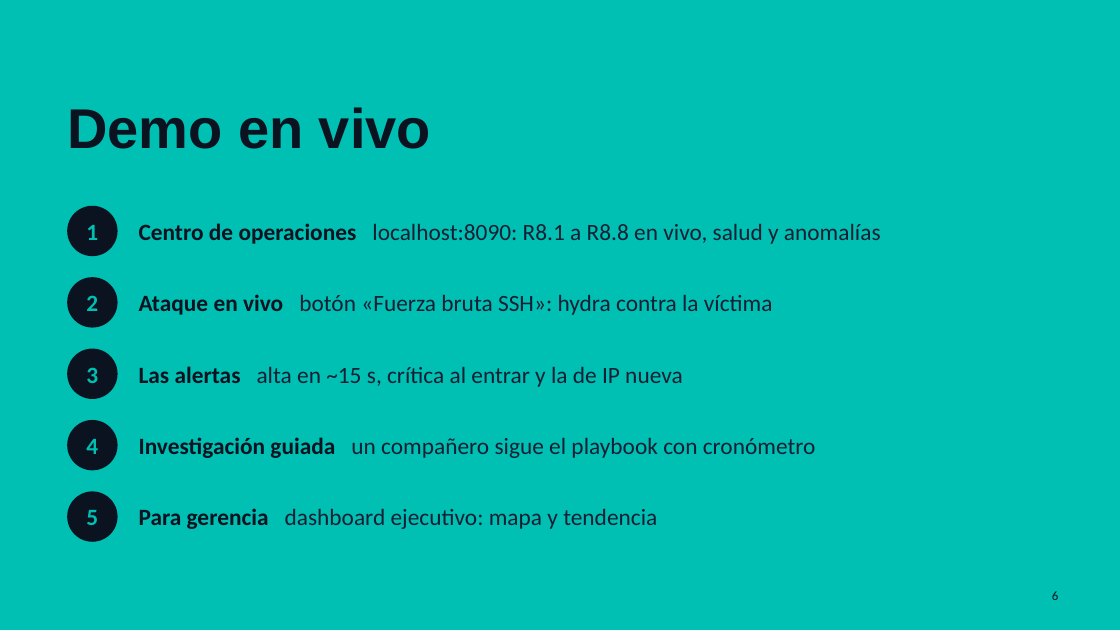
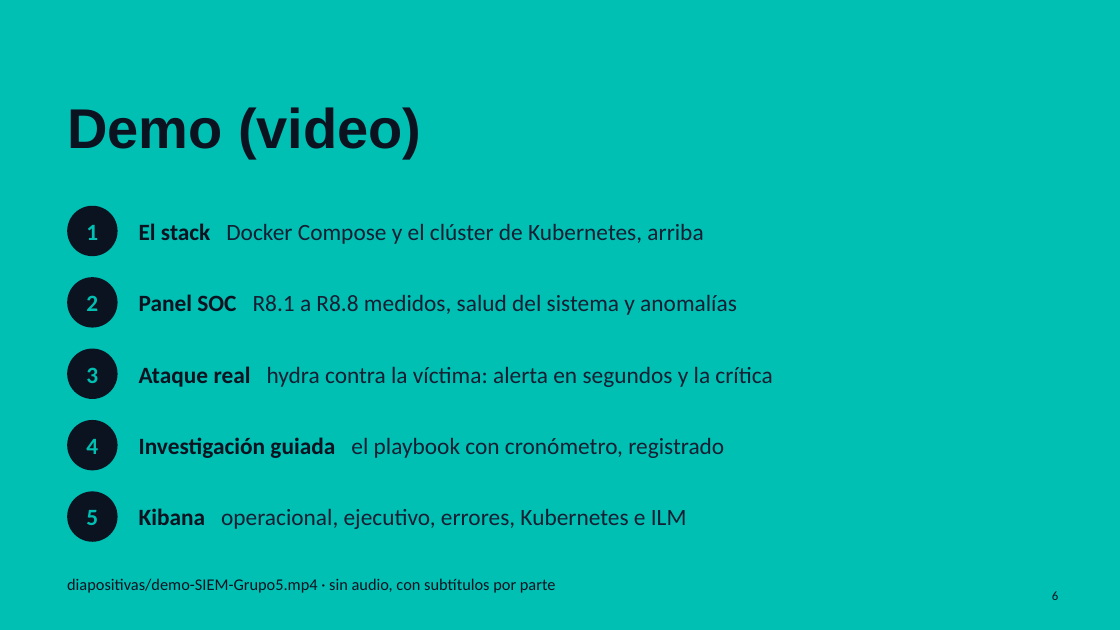
Before and after one commit to ballesterossmartsolutionssas/siem-elastic-grupo5, a slide deck: slide 6 of diapositivas/SIEM-Grupo5.pptx. Drawn at 1120x630 pixels with LibreOffice and Linux fonts; fonts in the diff are those of the drawing. Boxes give left, top, right and bottom in pixels: in the first picture for what was removed or moved away, otherwise in the second. Text is boxed around its words. In the diff, an @@ line names an element or a change of style, - is before the commit and + after.

Commit message:
Kubernetes como cuarta fuente, demo grabada con subtítulos y evidencias de ILM y errores
- kubernetes/ y scripts/kubernetes.sh: k3s con k3d en la red del SIEM, app de ejemplo y Filebeat como DaemonSet
- logstash/pipeline/50-k8s.conf: logs de los pods a logs-siem.k8s-default con metadatos y HTTP parseado
- scripts/grabar-demo.py: demo grabada sin audio, con subtítulos por parte (diapositivas/demo-SIEM-Grupo5.mp4)
- scripts/capturas.py: R8.1 ILM en warm/cold, R8.2 Kubernetes y R8.3 índice de errores
- Panel: fuente k8s en el stream; la prueba de ILM no cuenta como fuente; R8.8 no cuenta la demo
- Evaluación del dashboard ejecutivo con personas no técnicas (R8.6)
- Diapositivas, guion y README ajustados a la demo en video y a Kubernetes

```diff
--- a/diapositivas/SIEM-Grupo5.pptx
+++ b/diapositivas/SIEM-Grupo5.pptx
@@ title at bbox=[67, 107, 421, 158]: text changed @@
-Demo en vivo
+Demo (video)
@@ text at bbox=[139, 223, 703, 244]: text changed @@
-Centro de operaciones localhost:8090: R8.1 a R8.8 en vivo, salud y anomalías
+El stack Docker Compose y el clúster de Kubernetes, arriba
@@ text at bbox=[139, 294, 737, 315]: text changed @@
-Ataque en vivo botón «Fuerza bruta SSH»: hydra contra la víctima
+Panel SOC R8.1 a R8.8 medidos, salud del sistema y anomalías
@@ text at bbox=[139, 366, 772, 387]: text changed @@
-Las alertas alta en ~15 s, crítica al entrar y la de IP nueva
+Ataque real hydra contra la víctima: alerta en segundos y la crítica
@@ text at bbox=[139, 437, 724, 458]: text changed @@
-Investigación guiada un compañero sigue el playbook con cronómetro
+Investigación guiada el playbook con cronómetro, registrado
@@ text at bbox=[139, 508, 687, 529]: text changed @@
-Para gerencia dashboard ejecutivo: mapa y tendencia
+Kibana operacional, ejecutivo, errores, Kubernetes e ILM
@@ text added at bbox=[67, 578, 556, 593], 14 pt, text #0B1220 @@
+diapositivas/demo-SIEM-Grupo5.mp4 · sin audio, con subtítulos por parte
```
Also in this commit, not shown: 5 other slides changed, 26 other files.
